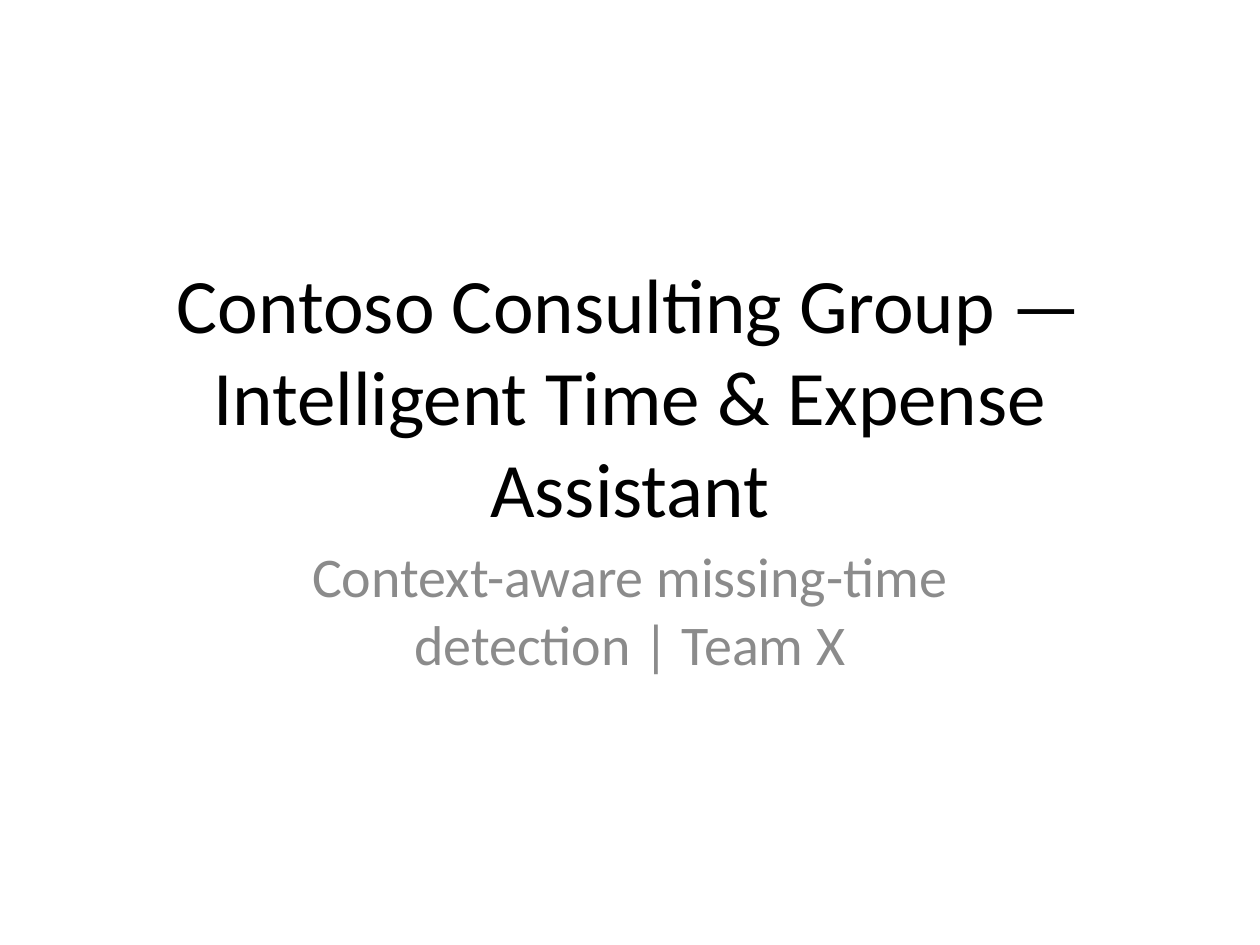
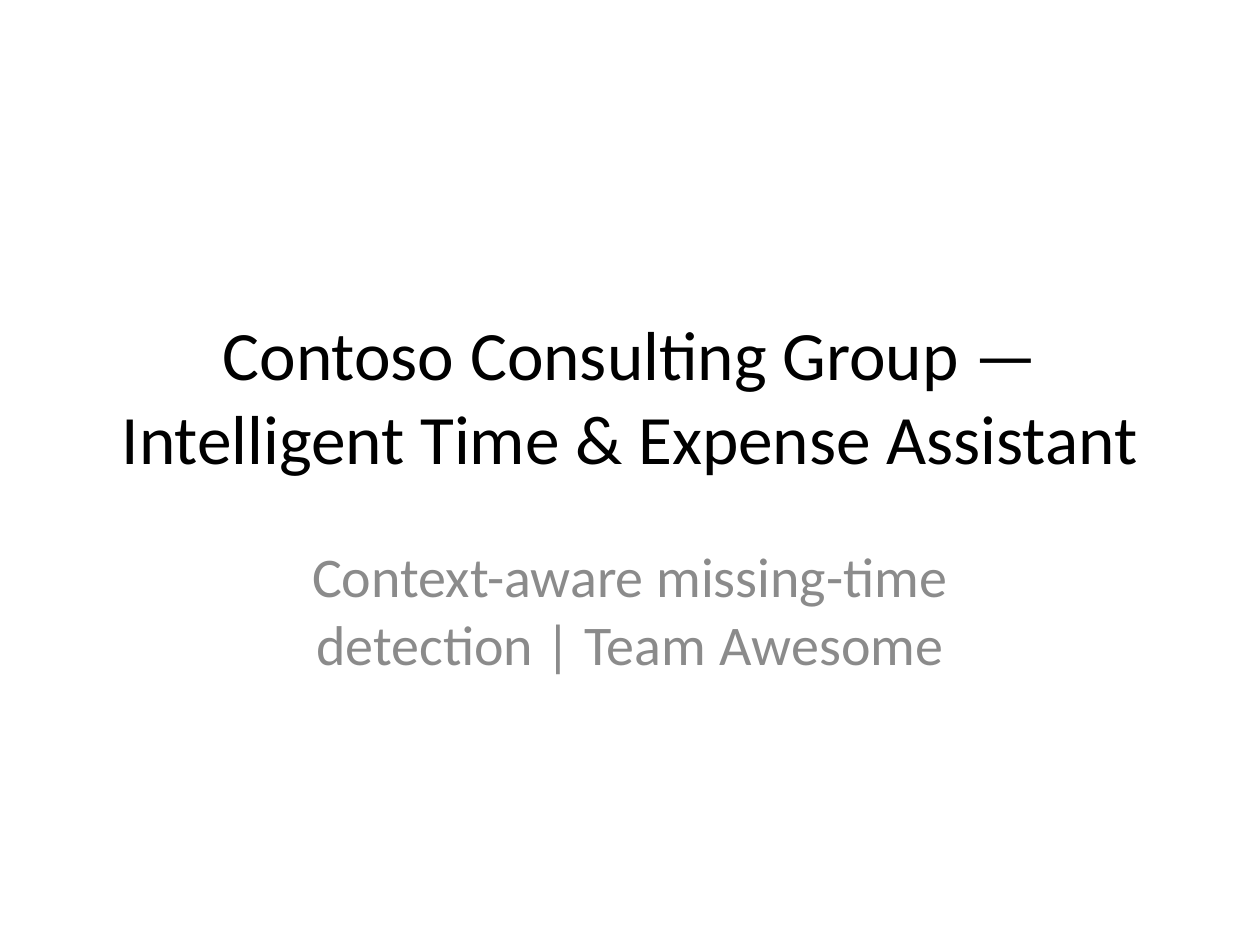
Before and after one commit to Arturo-Quiroga-MSFT/ttu-agentic-revolution-challenge, a slide deck: slide 1 of ccg-presentation/CCG_Readout.pptx. Drawn at 1260x945 pixels with LibreOffice and Linux fonts; fonts in the diff are those of the drawing. Boxes give left, top, right and bottom in pixels: in the first picture for what was removed or moved away, otherwise in the second. Text is boxed around its words. In the diff, an @@ line names an element or a change of style, - is before the commit and + after.

```diff
--- a/ccg-presentation/CCG_Readout.pptx
+++ b/ccg-presentation/CCG_Readout.pptx
@@ title "Contoso Consulting Group — Intelligent ..." at (x1=122, y1=332, x2=1137, y2=476): size 44 to 39.6 pt @@
@@ subtitle at (x1=312, y1=558, x2=947, y2=666): text changed @@
-Context-aware missing-time detection | Team X
+Context-aware missing-time detection | Team Awesome
```
Also in this commit, not shown: 3 slides added, 2 slides removed, 4 other files.
